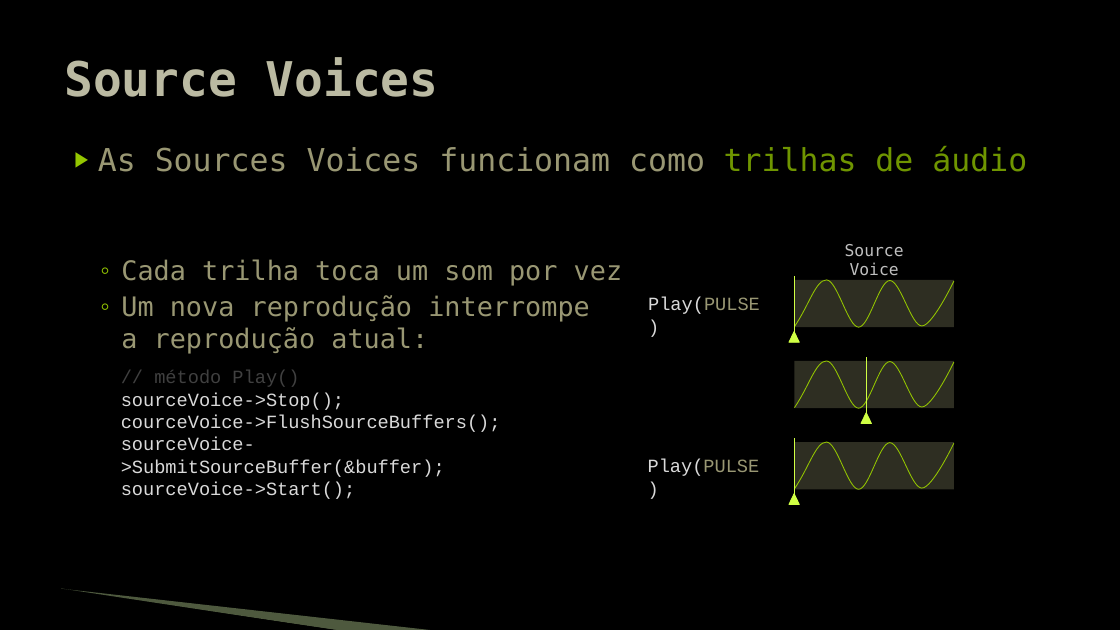
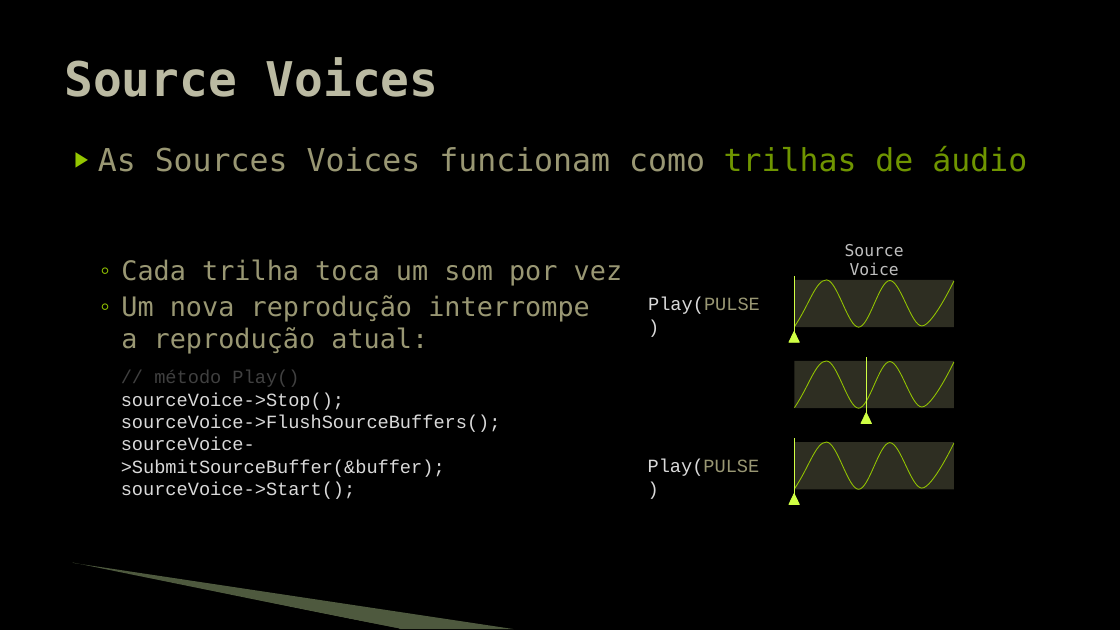
Before and after one commit to JudsonSS/Jogos, a slide deck: slide 6 of Slides/16. Controle do Áudio.pptx. Drawn at 1120x630 pixels with LibreOffice and Linux fonts; fonts in the diff are those of the drawing; background and template pictures are left out. Boxes give left, top, right and bottom in pixels: in the first picture for what was removed or moved away, otherwise in the second. Text is boxed around its words. In the diff, an @@ line names an element or a change of style, - is before the commit and + after.

```diff
--- a/Slides/16. Controle do Áudio.pptx
+++ b/Slides/16. Controle do Áudio.pptx
@@ text at [121, 415, 501, 432]: text changed @@
-courceVoice->FlushSourceBuffers();
+sourceVoice->FlushSourceBuffers();
@@ freeform shape: place and size @@
-freeform shape at [60, 590, 340, 630]
+freeform shape at [71, 565, 400, 629]
@@ freeform shape: place and size @@
-freeform shape at [61, 589, 437, 630]
+freeform shape at [73, 563, 514, 629]
```
Also in this commit, not shown: 11 other slides changed, 1 other file.
